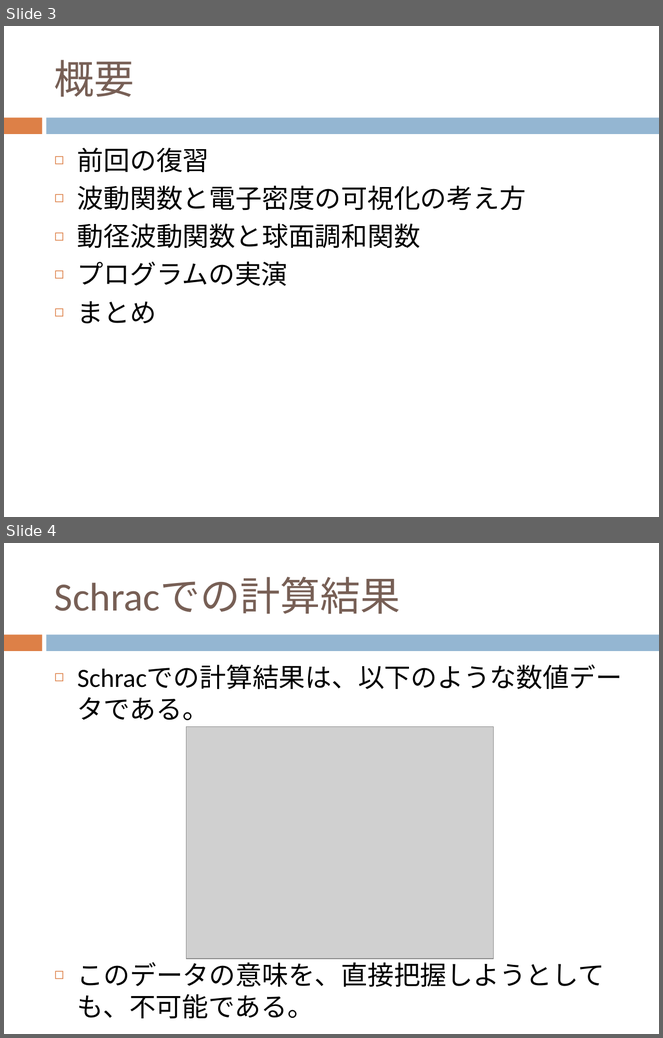
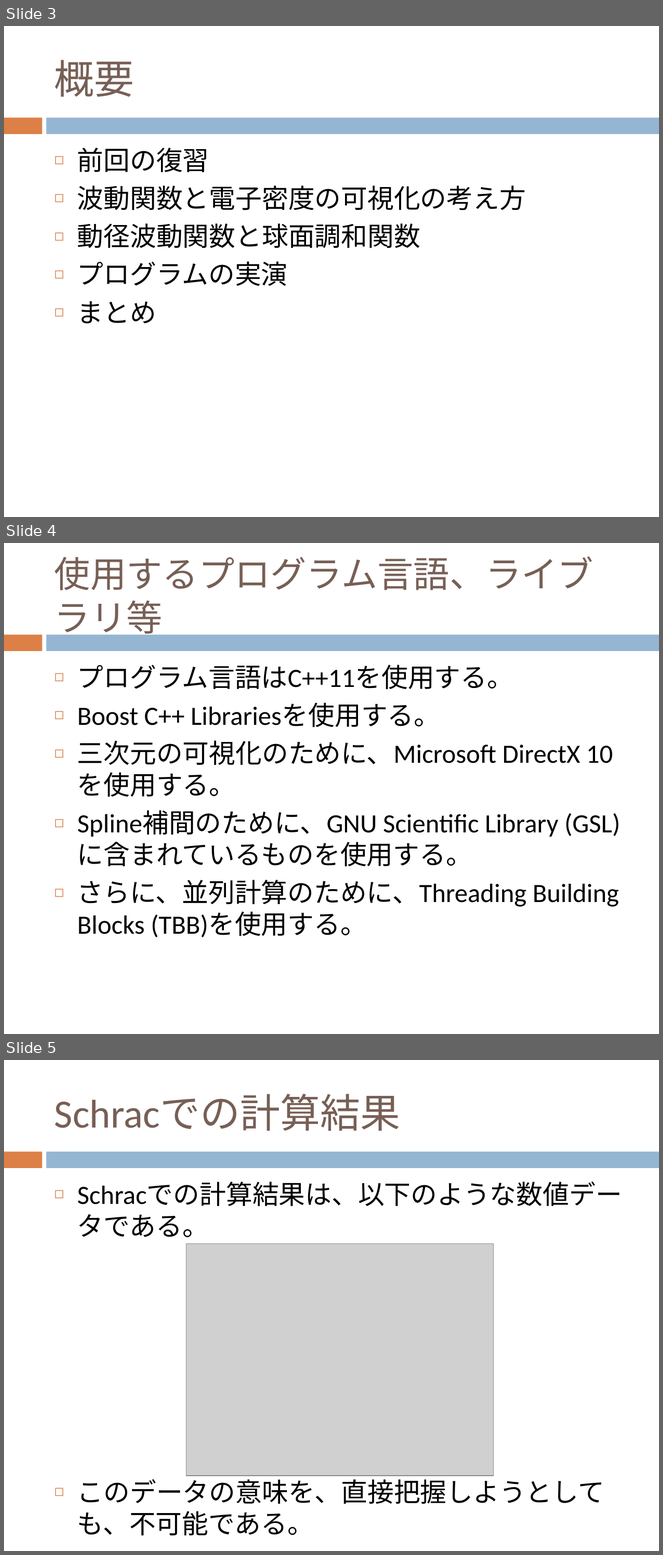
Before and after one commit to dc1394/fukui_sono3, a slide deck: 福井技術者の集い その3 発表資料スライド.pptx. Shown one above the other, each under a label of ours: slides 3 and 4 before the commit, slides 3, 4 and 5 after it. The pictures are 663x1038 and 663x1555 pixels, drawn with LibreOffice and Linux fonts; fonts in the diff are those of the drawing; grey boxes stand for pictures. Boxes give left, top, right and bottom in pixels: in the first picture for what was removed or moved away, otherwise in the second. Text is boxed around its words. In the diff, an @@ line names an element or a change of style, - is before the commit and + after.

Commit message:
スライド加筆

```diff
--- a/福井技術者の集い その3 発表資料スライド.pptx
+++ b/福井技術者の集い その3 発表資料スライド.pptx
@@ slide 4 added at [4, 543, 659, 1034], background #FFFFFF; not listed: 2 template elements that a slide beside it also shows @@
@@ title added at [54, 557, 594, 640], 39.6 pt, text #775F55 @@
+使用するプログラム言語、ライブラリ等
@@ text added at [77, 665, 620, 938], 29 pt, text #000000 @@
+◻ プログラム言語はC++11を使用する。
+◻ Boost C++ Librariesを使用する。
+◻ 三次元の可視化のために、Microsoft DirectX 10を使用する。
+◻ Spline補間のために、GNU Scientific Library (GSL)に含まれているものを使用する。
+◻ さらに、並列計算のために、Threading Building Blocks (TBB)を使用する。
@@ what was slide 4 is now slide 5 @@
```
Also in this commit, not shown: 6 slides changed, 1 other slide added, 2 other files.
